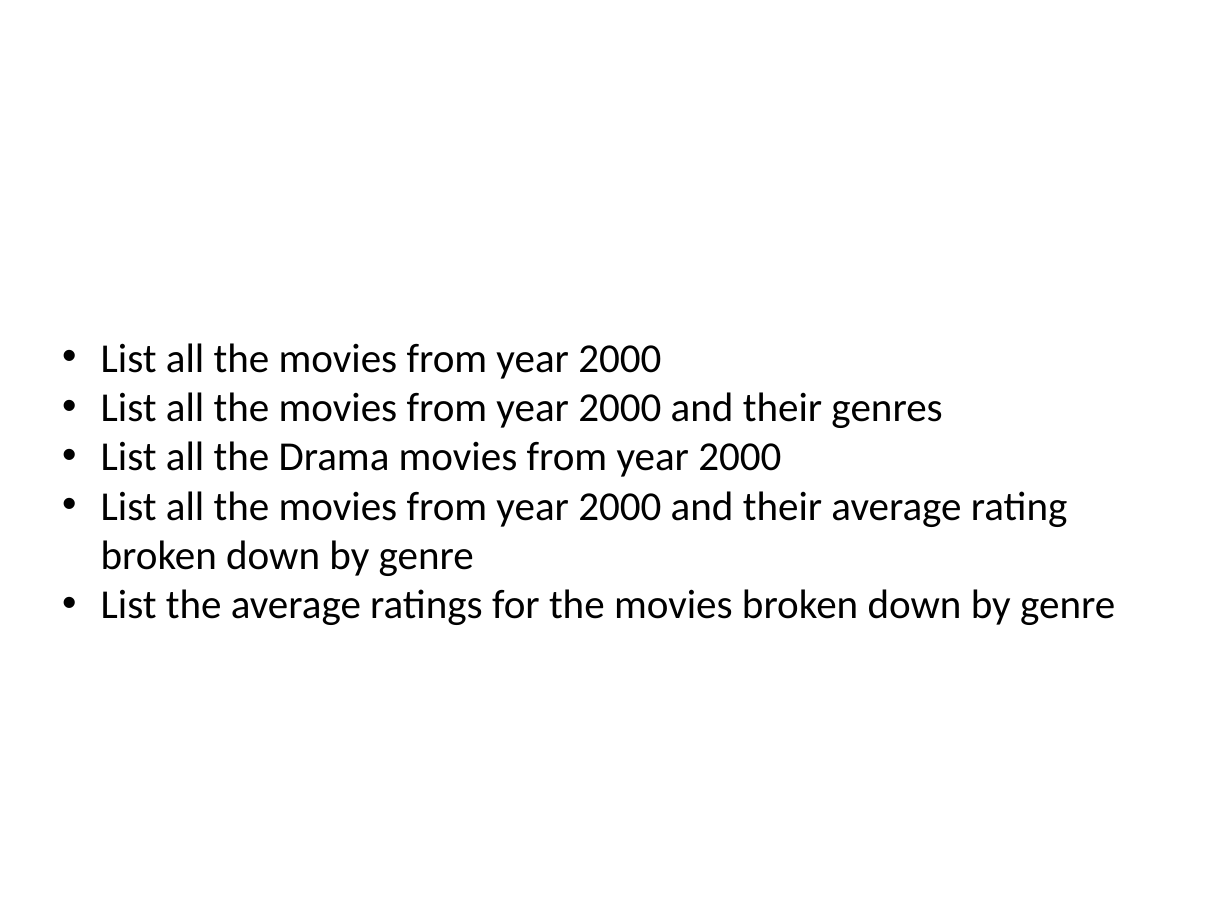
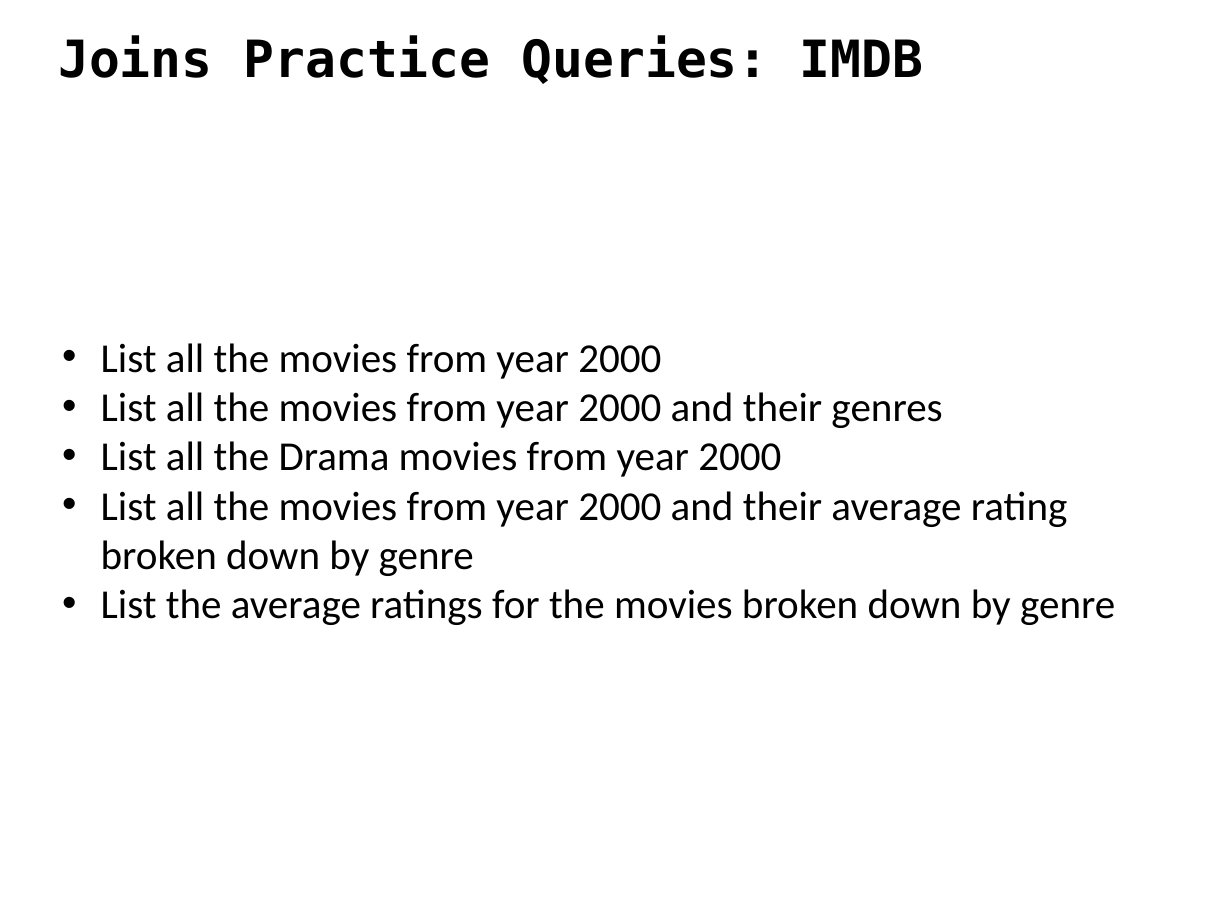
Before and after one commit to ipeirotis/dealing_with_data, a slide deck: slide 41 of 3-SQL/C-SQL.pptx (slide 31 before the commit). Drawn at 1232x924 pixels with LibreOffice and Linux fonts; fonts in the diff are those of the drawing. Boxes give left, top, right and bottom in pixels: in the first picture for what was removed or moved away, otherwise in the second. Text is boxed around its words. In the diff, an @@ line names an element or a change of style, - is before the commit and + after.

```diff
--- a/3-SQL/C-SQL.pptx
+++ b/3-SQL/C-SQL.pptx
@@ text added at box(58, 36, 924, 84), 30 pt, text #000000, bold @@
+Joins Practice Queries: IMDB
```
Also in this commit, not shown: 8 other slides changed, 12 slides added, 1 slide removed.
